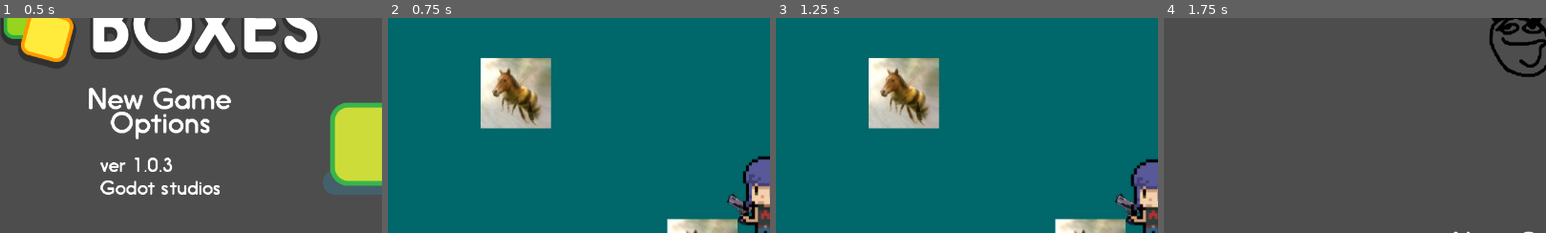
Above: before the commit, frames 1-4 (left to right).
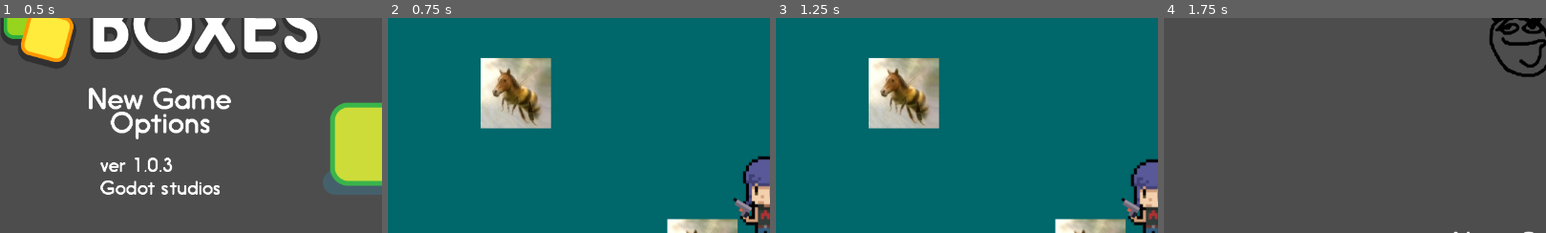
Above: after the commit, the same moments.

Repository: brianli378/ecs179-final-project
Game: Godot game, scene res://scenes/world.tscn
The game is run twice, just before and just after one commit, with the same random seed, the same clock (stepped at 60 frames per second) and the same inputs.
Inputs (mouse positions are % of the whole screen's width and height, from its top left):
- Up to frame 1 (0.5 s): no input
- Up to frame 2 (0.75 s): click (21, 25) at 0.52 s
- Up to frame 3 (1.25 s): no input
- Up to frame 4 (1.75 s): tap Enter (ui_accept) at 1.25, 1.52 s; move the mouse to (72, 45) at 1.27 s; hold D (move_right) from 1.28 s (still down); tap E (switch_gun) at 1.35 s
The pictures show only the part of the screen within x 0-50%, y 6-56%; the shares and areas given below are measured in that part.

Frame 1 is identical in both runs. In frame 2, 0.4% of the frame differs, in the area x 88-96%, y 81-97%; in frame 3, 0.4%; in frame 4, nothing differs.

Commit message:
switching between sprites working

Diff:
--- /dev/null
+++ b/2d-roguelike/scenes/gun_sprite.gd
@@ -0,0 +1,17 @@
+extends Sprite2D
+
+var pistol_texture = preload("res://assets/pistol_sprite.png")
+var shotgun_texture = preload("res://assets/shotgun_sprite.png")
+# Called when the node enters the scene tree for the first time.
+func _ready():
+	print("Gun sprite ready! Current texture: ", texture)
+
+func switch_gun(gun_type: String):
+	match gun_type:
+		"pistol":
+			texture = pistol_texture
+		"rifle":
+			#TODO: add rifle texture
+			texture = pistol_texture
+		"shotgun":
+			texture = shotgun_texture
--- a/2d-roguelike/scenes/player.tscn
+++ b/2d-roguelike/scenes/player.tscn
@@ -1,29 +1,13 @@
-[gd_scene load_steps=26 format=3 uid="uid://cjfuyyu8dl486"]
+[gd_scene load_steps=23 format=3 uid="uid://cjfuyyu8dl486"]
 
 [ext_resource type="Script" uid="uid://dpfhd8ckyl4nx" path="res://scripts/player.gd" id="1_3vyb7"]
-[ext_resource type="Texture2D" uid="uid://dlwpiotc2krv1" path="res://assets/placeholder_player.svg" id="2_qhqgy"]
 [ext_resource type="Script" uid="uid://c36483pxjdqw" path="res://scripts/gun_manager.gd" id="4_dqkch"]
-[ext_resource type="Texture2D" uid="uid://bi4wtqt5aggai" path="res://assets/pistol_side_view.png" id="4_ur7pv"]
 [ext_resource type="Script" uid="uid://khln6qoy0c4f" path="res://scripts/position_lock_lerp_camera.gd" id="5_qlg0r"]
+[ext_resource type="Texture2D" uid="uid://d0opbe7n8wpat" path="res://assets/pistol_sprite.png" id="5_y4r1p"]
 [ext_resource type="Texture2D" uid="uid://ryv7je4xbj7p" path="res://assets/tiny_idle_left.png" id="6_y4r1p"]
 [ext_resource type="Texture2D" uid="uid://crsnfbaik82ig" path="res://assets/tiny_idle_right.png" id="7_d2wvv"]
 [ext_resource type="Texture2D" uid="uid://ctsktlwtg03h1" path="res://assets/tiny_walk_left.png" id="8_3v2ag"]
 [ext_resource type="Texture2D" uid="uid://c0s1uhu6jx4oy" path="res://assets/tiny_walk_right.png" id="9_jej6c"]
-
-[sub_resource type="AtlasTexture" id="AtlasTexture_f1ej7"]
-atlas = ExtResource("4_ur7pv")
-region = Rect2(0, 0, 128, 128)
-
-[sub_resource type="SpriteFrames" id="SpriteFrames_oprun"]
-animations = [{
-"frames": [{
-"duration": 1.0,
-"texture": SubResource("AtlasTexture_f1ej7")
-}],
-"loop": true,
-"name": &"default",
-"speed": 5.0
-}]
 
 [sub_resource type="RectangleShape2D" id="RectangleShape2D_g2els"]
 size = Vector2(126, 123.5)
@@ -139,22 +123,24 @@
 script = ExtResource("1_3vyb7")
 
 [node name="Body" type="Sprite2D" parent="."]
-texture = ExtResource("2_qhqgy")
+centered = false
 
 [node name="Gun" type="Sprite2D" parent="Body"]
-position = Vector2(117, 0)
+position = Vector2(100, 30)
 scale = Vector2(1.1484375, 0.3046875)
+centered = false
+offset = Vector2(-10, -75)
 script = ExtResource("4_dqkch")
 
 [node name="ProjectileSpawn" type="Node2D" parent="Body/Gun"]
 position = Vector2(75, 0)
 
-[node name="AnimatedSprite2D" type="AnimatedSprite2D" parent="Body/Gun"]
-position = Vector2(-32, 30)
-scale = Vector2(1.05, 1.28)
-sprite_frames = SubResource("SpriteFrames_oprun")
+[node name="Sprite2D" type="Sprite2D" parent="Body/Gun"]
+z_index = 1
+position = Vector2(-10, 0)
+texture = ExtResource("5_y4r1p")
 centered = false
-offset = Vector2(-30, -80)
+offset = Vector2(-11.346943, -36.10241)
 
 [node name="CollisionShape2D" type="CollisionShape2D" parent="."]
 position = Vector2(0, 0.25)
@@ -168,4 +154,4 @@
 
 [node name="AnimatedSprite2D" type="AnimatedSprite2D" parent="."]
 sprite_frames = SubResource("SpriteFrames_pf23h")
-animation = &"tiny_idle_right"
+animation = &"tiny_walk_right"
--- a/2d-roguelike/scripts/gun_manager.gd
+++ b/2d-roguelike/scripts/gun_manager.gd
@@ -2,11 +2,12 @@
 extends Node2D
 
 @onready var projectile_spawn: Node2D = $ProjectileSpawn
+@onready var gun_sprite: Sprite2D = $Sprite2D
 @onready var camera: Camera2D = get_parent().get_parent().get_node("Camera2D") as Camera2D
 @onready var player: CharacterBody2D = get_parent().get_parent()
 
-@export var offset_right: Vector2 = Vector2(-100, 0)
-@export var offset_left: Vector2 = Vector2(100, 0)
+@export var offset_right: Vector2 = Vector2(-90, 20)
+@export var offset_left: Vector2 = Vector2(90, 20)
 
 var _projectile_scene = preload("res://scenes/projectile.tscn")
 var _time_since_last_shot: float = 0.0
@@ -17,6 +18,26 @@
 var curr_gun_index: int = 0
 var curr_gun: Gun = null
 
+var gun_textures: Array[Texture2D] = [
+	preload("res://assets/pistol_sprite.png"),    # Index 0 - Pistol
+	#TODO: add machine gun sprite
+	preload("res://assets/pistol_sprite.png"), # Index 1 - MachineGun
+	preload("res://assets/shotgun_sprite.png")      # TODO: placeholder sprite
+]
+
+# Gun-specific offsets when facing right
+var gun_offsets_right: Array[Vector2] = [
+	Vector2(-90, 20),   # Index 0 - Pistol
+	Vector2(-85, 25),   # Index 1 - MachineGun
+	Vector2(-50, 18)    # Index 2 - Sniper
+]
+
+# Gun-specific offsets when facing left
+var gun_offsets_left: Array[Vector2] = [
+	Vector2(90, 20),    # Index 0 - Pistol
+	Vector2(85, 25),    # Index 1 - MachineGun
+	Vector2(50, 18)     # Index 2 - Sniper
+]
 
 func _ready() -> void:
 	guns = [
@@ -26,7 +47,7 @@
 	]
 
 	curr_gun = guns[curr_gun_index]
-
+	_update_gun_texture()  # Set initial texture
 
 func _process(_delta: float) -> void:
 	_time_since_last_shot += _delta
@@ -38,28 +59,28 @@
 	if player.velocity.x > 0 or default_state:
 		# if player is moving right
 		scale.y = 1
-		position = offset_left
+		position = gun_offsets_left[curr_gun_index]
 		facing_right = true
 		default_state = false
 
-	elif player.velocity.x < 0 or mouse_direction < -100:
+	elif player.velocity.x < 0 or mouse_direction < 0:
 		# if player is moving left
 		scale.y = -1
-		position = offset_right
+		position = gun_offsets_right[curr_gun_index]
 		facing_right = false
 		default_state = false
 
 	elif mouse_direction > 100 and player.velocity.x == 0:
 		# if player is looking left
 		scale.y = 1
-		position = offset_left
+		position = gun_offsets_left[curr_gun_index]
 		facing_right = true
 		default_state = false
 
 	elif mouse_direction < -100 and player.velocity.x == 0:
 		# if player is looking rihgt
 		scale.y = -1
-		position = offset_right
+		position = gun_offsets_right[curr_gun_index]
 		facing_right = false
 		default_state = false
 
@@ -77,6 +98,8 @@
 	if Input.is_action_just_pressed("switch_gun"):
 		curr_gun_index = (curr_gun_index + 1) % guns.size()
 		curr_gun = guns[curr_gun_index]
+		_update_gun_texture()  # Update texture when switching guns
+
 
 	var should_shoot := false
 	if curr_gun.firing_mode == Gun.FiringMode.SEMI_AUTO:
@@ -102,3 +125,9 @@
 		child.scale = curr_gun.projectile_scale
 
 	self.get_tree().current_scene.add_child(projectile)
+
+func _update_gun_texture() -> void:
+	if gun_sprite and curr_gun_index >= 0 and curr_gun_index < gun_textures.size():
+		gun_sprite.texture = gun_textures[curr_gun_index]
+	else:
+		push_error("Invalid gun index or gun_sprite not found: " + str(curr_gun_index))
Binary file added: 2d-roguelike/assets/pistol_sprite.aseprite
Binary file added: 2d-roguelike/assets/pistol_sprite.png
Not shown, added: 2d-roguelike/assets/pistol_sprite.png.import
Binary file added: 2d-roguelike/assets/shotgun_sprite.png
Not shown, added: 2d-roguelike/assets/shotgun_sprite.png.import
Not shown, added: 2d-roguelike/scenes/gun_sprite.gd.uid
